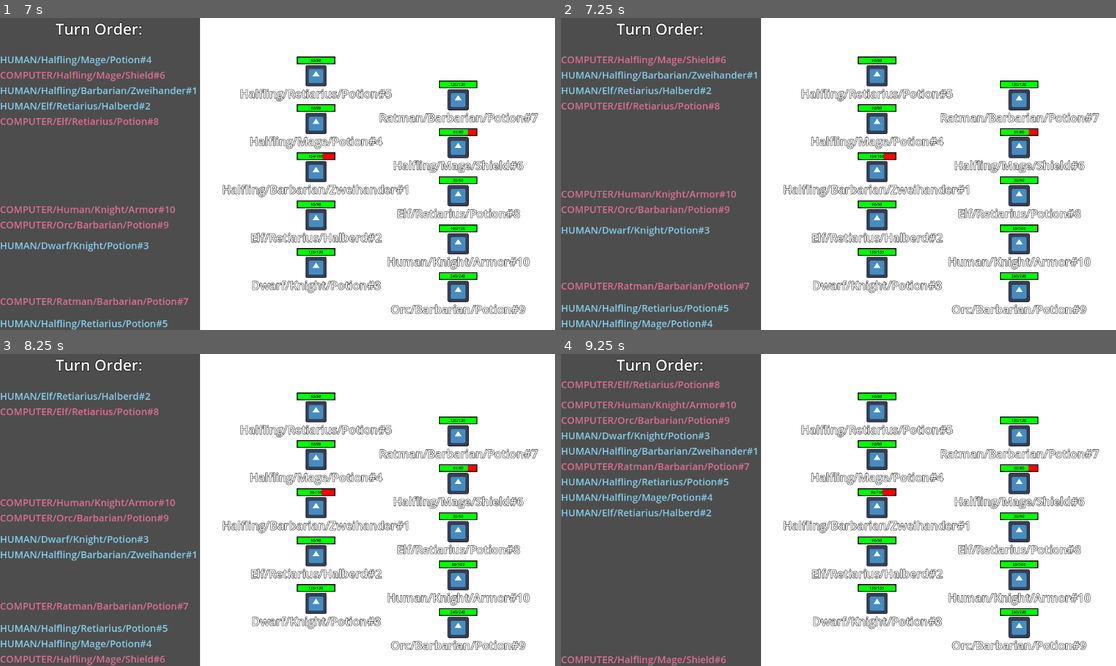
Above: before the commit, frames 1-4 (two rows, left to right).
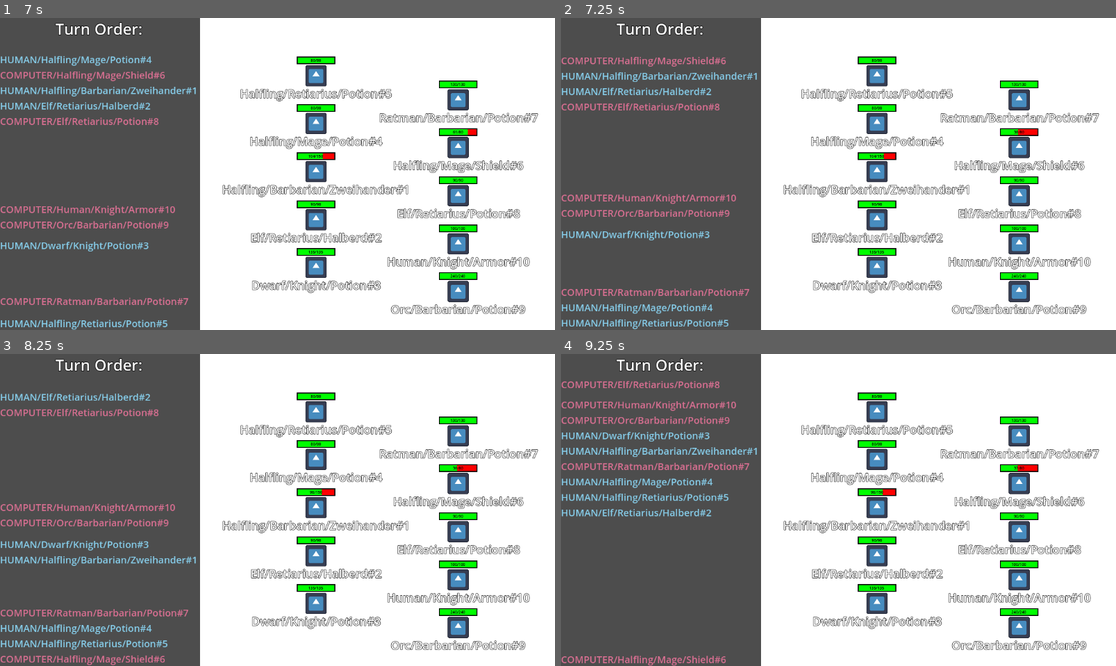
Above: after the commit, the same moments.

Repository: Habidakus/wild-jam-78-erase
Game: Godot game, scene res://Scenes/main.tscn
Two runs of this game, one before a commit and one after it. Both use one fixed random seed, a clock stepped at 60 frames per second and the inputs below. The engine's default icon, where the game draws it, is replaced by a stand-in: a white triangle on a blue panel in a dark square.
Inputs (mouse positions are in pixels of both pictures, inside the frame that each line leads up to):
- Up to frame 1 (7 s): tap Enter at 0.5, 2, 2.75, 5 s; move the mouse to (399, 158) at 0.52 s; click (399, 158) at 0.67 s; click "Play" at 1.25 s; move the mouse to (166, 189) at 2.02 s; click (166, 189) at 2.17 s; move the mouse to (333, 105) at 2.77 s; click (333, 105) at 2.92 s; tap Space at 3.5, 5.75 s; move the mouse to (249, 236) at 3.52 s; click (249, 236) at 3.67 s; move the mouse to (444, 220) at 4.27 s; click (444, 220) at 4.42 s; move the mouse to (111, 127) at 5.02 s; click (111, 127) at 5.17 s; move the mouse to (305, 174) at 5.77 s; click (305, 174) at 5.92 s; move the mouse to (194, 96) at 6.52 s; click (194, 96) at 6.67 s
- Up to frame 2 (7.25 s): no input
- Up to frame 3 (8.25 s): move the mouse to (399, 494) at 7.27 s; click (399, 494) at 7.42 s; move the mouse to (166, 525) at 8.02 s; click (166, 525) at 8.17 s
- Up to frame 4 (9.25 s): move the mouse to (894, 441) at 8.77 s; click (894, 441) at 8.92 s

Frame 1 is identical in both runs. In frame 2, 4.3% of the frame differs, in the area x 0-86%, y 12-100%; in frame 3, 4.5%, in the area x 0-86%, y 12-95%; in frame 4, 0.5%.

Commit message:
Potions explicitly work on self only

Diff:
--- a/Scripts/attack_stats.gd
+++ b/Scripts/attack_stats.gd
@@ -9,7 +9,7 @@
 var acts_on_allies : bool = false
 var armor_piercing : bool = false
 
-enum AttackTarget { INVALID, FRONT_MOST, REAR_MOST, ANY, MOST_VULNERABLE, CLOSEST_TO_DEATH, FARTHEST_FROM_DEATH }
+enum AttackTarget { INVALID, FRONT_MOST, REAR_MOST, ANY, MOST_VULNERABLE, CLOSEST_TO_DEATH, FARTHEST_FROM_DEATH, SELF }
 var attack_target : AttackTarget = AttackTarget.INVALID
 
 static func create(_name : String, _attack_target : AttackTarget) -> AttackStats:
@@ -97,10 +97,12 @@
 		s_smash_attack.attack_target = AttackTarget.FARTHEST_FROM_DEATH
 	return s_smash_attack
 
-func get_targets(targets : Array[UnitStats]) -> Array[UnitStats]:
+func get_targets(actor : UnitStats, targets : Array[UnitStats]) -> Array[UnitStats]:
 	match attack_target:
 		AttackTarget.INVALID:
 			assert(false)
+		AttackTarget.SELF:
+			return UnitStats.to_array(actor)
 		AttackTarget.FRONT_MOST:
 			return UnitStats.to_array(UnitStats.select_lowest(targets, func(a : UnitStats) : return a.get_time_until_action()))
 		AttackTarget.REAR_MOST:
@@ -123,7 +125,7 @@
 		potential_targets = potential_targets.filter(func(a : UnitStats) : return a.bleeding_ticks > 0 || ((a.current_health * 3) < (a.max_health * 2)))
 	if potential_targets.is_empty():
 		return ret_val
-	var valid_targets : Array[UnitStats] = get_targets(potential_targets)
+	var valid_targets : Array[UnitStats] = get_targets(actor, potential_targets)
 	for target : UnitStats in valid_targets:
 		ret_val.append(EAction.create(actor, target, self))
 	return ret_val
--- a/Scripts/unit_mod.gd
+++ b/Scripts/unit_mod.gd
@@ -90,7 +90,7 @@
 	assert(false)
 	return null
 
-static var s_attack_potion : AttackStats = AttackStats.create("Potion", AttackStats.AttackTarget.FRONT_MOST).adjust_damage(2.5).set_on_allies().tires(1.2)
+static var s_attack_potion : AttackStats = AttackStats.create("Potion", AttackStats.AttackTarget.SELF).adjust_damage(2.5).set_on_allies().tires(1.2)
 static var s_attack_halberd : AttackStats = AttackStats.create("Halberd", AttackStats.AttackTarget.FRONT_MOST).set_armor_piercing().adjust_damage(1.15).adjust_speed(1.25)
 static var s_attack_zweihander : AttackStats = AttackStats.create("Zweihander", AttackStats.AttackTarget.FRONT_MOST).adjust_damage(2).adjust_speed(2.2).tires(1.085)
 static var s_attack_shield : AttackStats = AttackStats.create("Shield Bash", AttackStats.AttackTarget.FRONT_MOST).adjust_damage(0.35).set_stun(0.5)
